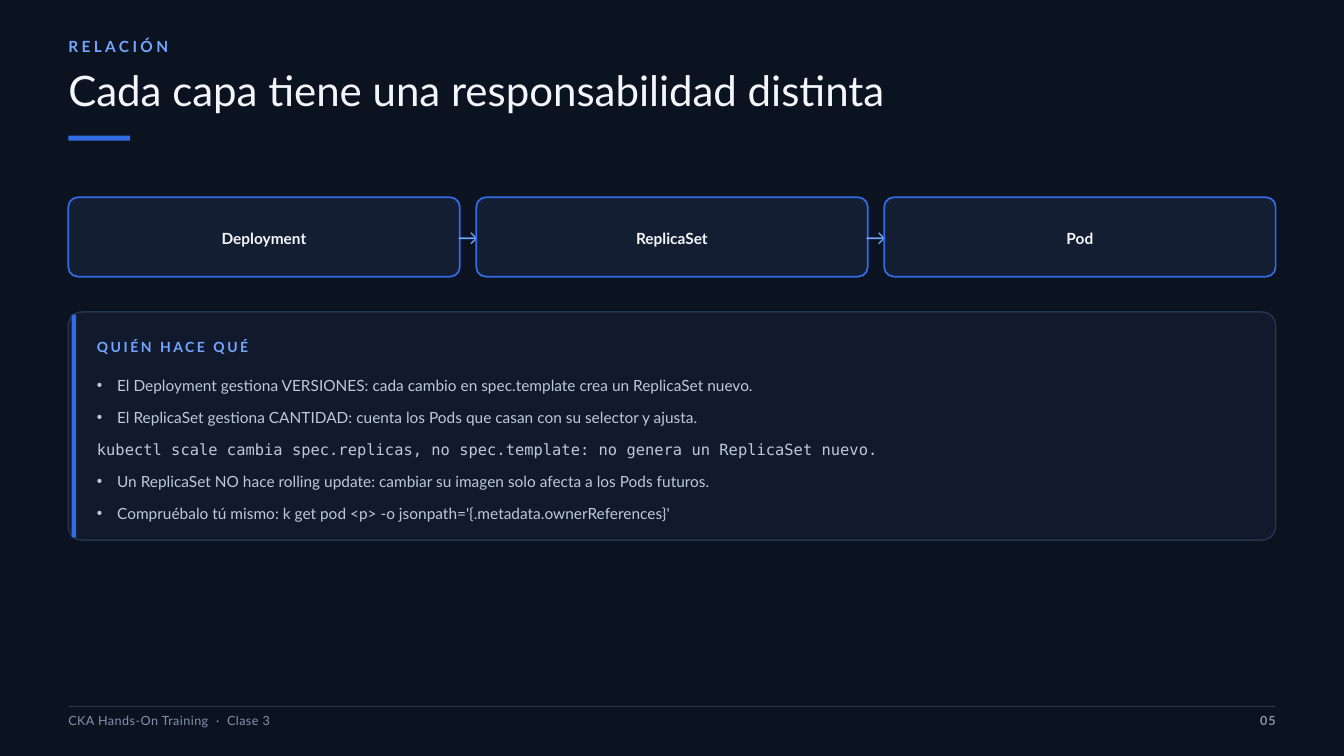
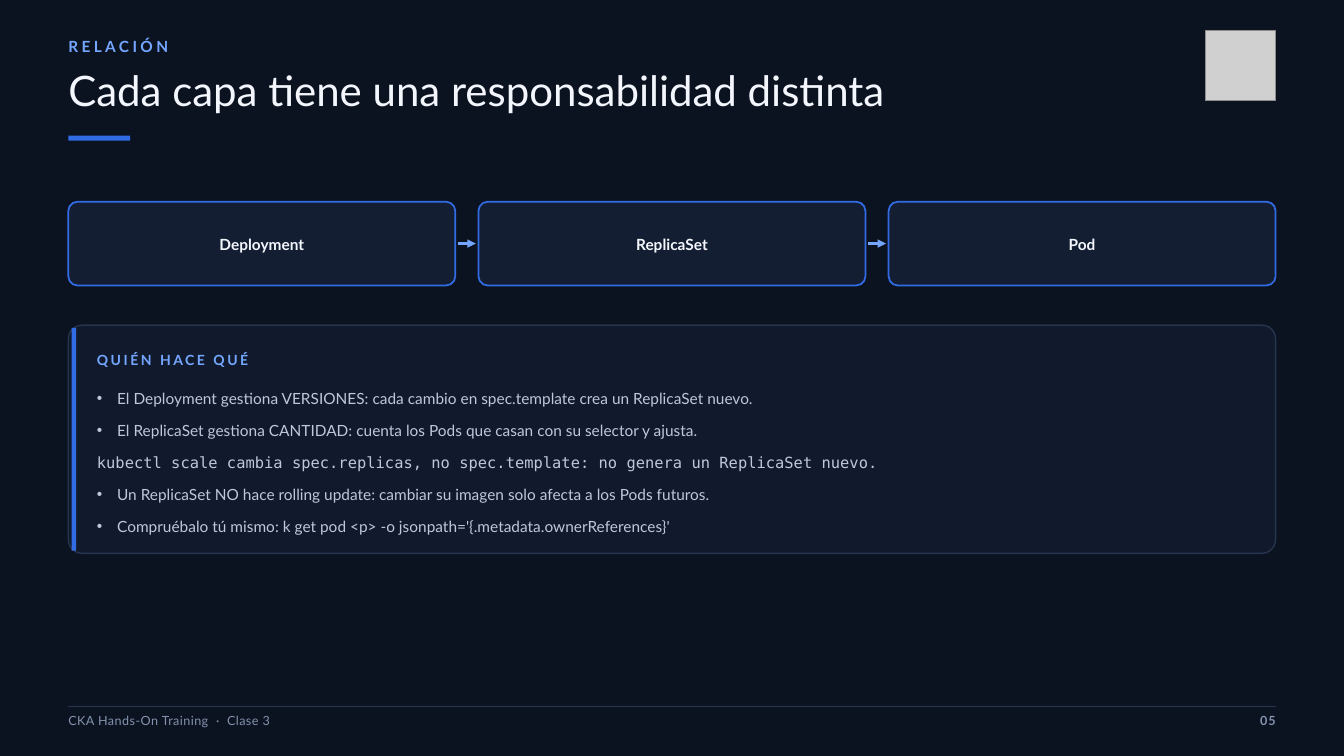
Before and after one commit to brettsacuna/CKA-TRAINING, a slide deck: slide 5 of CLASE-03/01-CLASE-03-CKA.pptx. Drawn at 1344x756 pixels with LibreOffice and Linux fonts; fonts in the diff are those of the drawing; grey boxes stand for pictures. Boxes give left, top, right and bottom in pixels: in the first picture for what was removed or moved away, otherwise in the second. Text is boxed around its words. In the diff, an @@ line names an element or a change of style, - is before the commit and + after.

```diff
--- a/CLASE-03/01-CLASE-03-CKA.pptx
+++ b/CLASE-03/01-CLASE-03-CKA.pptx
@@ picture added at bbox=[1206, 30, 1276, 101] @@
@@ rounded rectangle: place and size @@
-rounded rectangle at bbox=[69, 198, 460, 277]
+rounded rectangle at bbox=[69, 202, 456, 285]
@@ text "Deployment": place and size @@
-text "Deployment" at bbox=[222, 232, 307, 247]
+text "Deployment" at bbox=[219, 238, 304, 253]
@@ text removed at bbox=[456, 198, 481, 277] @@
-→
@@ rounded rectangle: place and size @@
-rounded rectangle at bbox=[477, 198, 868, 277]
+rounded rectangle at bbox=[479, 202, 866, 285]
@@ text "ReplicaSet": place and size @@
-text "ReplicaSet" at bbox=[636, 232, 708, 247]
+text "ReplicaSet" at bbox=[636, 238, 708, 253]
@@ text removed at bbox=[863, 198, 888, 277] @@
-→
@@ proportions changed in 3 elements at bbox=[479, 202, 866, 285], bbox=[69, 202, 456, 285], bbox=[889, 202, 1276, 285] @@
@@ rounded rectangle: place and size @@
-rounded rectangle at bbox=[884, 198, 1275, 277]
+rounded rectangle at bbox=[889, 202, 1276, 285]
@@ text "Pod": place and size @@
-text "Pod" at bbox=[1066, 232, 1093, 244]
+text "Pod" at bbox=[1069, 238, 1096, 250]
@@ arrow added from (458, 244) to (476, 244), #74A6FF 1.75 pt @@
@@ arrow added from (868, 244) to (886, 244), #74A6FF 1.75 pt @@
@@ 1 text, 1 rectangle, 1 rounded rectangle: place and size @@
-1 text, 1 rectangle, 1 rounded rectangle at bbox=[69, 312, 1276, 539]
+1 text, 1 rectangle, 1 rounded rectangle at bbox=[69, 326, 1276, 554]
```
Also in this commit, not shown: 22 other slides changed, 48 other files.
